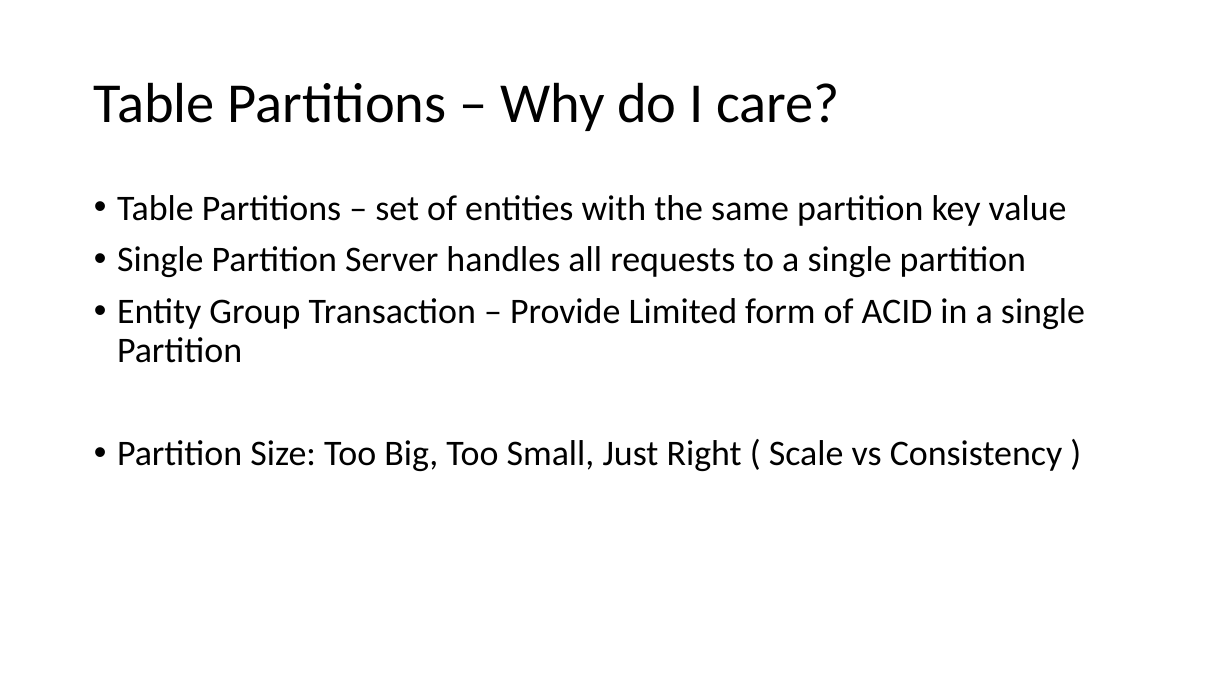
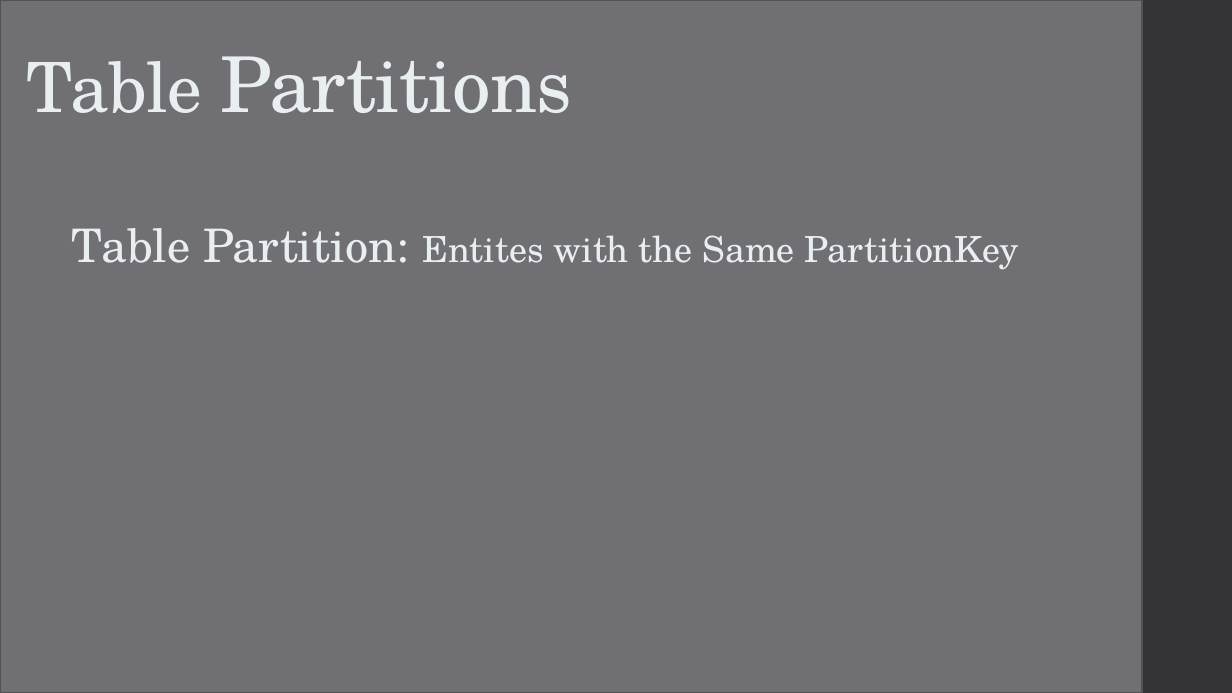
Before and after one commit to CaitieM20/DotNetConf, a slide deck: slide 12 of Patterns & Best Practices For Moving From RDBMS to Azure Storage.pptx (slide 11 before the commit). Drawn at 1232x693 pixels with LibreOffice and Linux fonts; fonts in the diff are those of the drawing. Boxes give left, top, right and bottom in pixels: in the first picture for what was removed or moved away, otherwise in the second. Text is boxed around its words. In the diff, an @@ line names an element or a change of style, - is before the commit and + after.

```diff
--- a/Patterns & Best Practices For Moving From RDBMS to Azure Storage.pptx
+++ b/Patterns & Best Practices For Moving From RDBMS to Azure Storage.pptx
@@ rectangle added at [0, 0, 1142, 693], fill #6F6F74, outline #525256 1.1 pt @@
@@ title "Table Partitions" at [26, 56, 573, 113]: vertical alignment middle to bottom @@
@@ rectangle added at [1141, 0, 1232, 693], fill #353537 @@
@@ title at [26, 56, 573, 113]: text changed; size 44 to 60 pt; font Calibri to TeX Gyre Schola; text colour #000000 to #E9EEF1 @@
-Table Partitions – Why do I care?
+Table Partitions
@@ text removed at [117, 195, 1085, 471] @@
-• Table Partitions – set of entities with the same partition key value
-• Single Partition Server handles all requests to a single partition
-• Entity Group Transaction – Provide Limited form of ACID in a single Partition
-• Partition Size: Too Big, Too Small, Just Right ( Scale vs Consistency )
@@ text added at [72, 228, 1019, 270], 28 pt, text #E9EEF1 @@
+Table Partition: Entites with the Same PartitionKey
```
Also in this commit, not shown: 23 other slides changed, 14 slides added, 4 slides removed.
